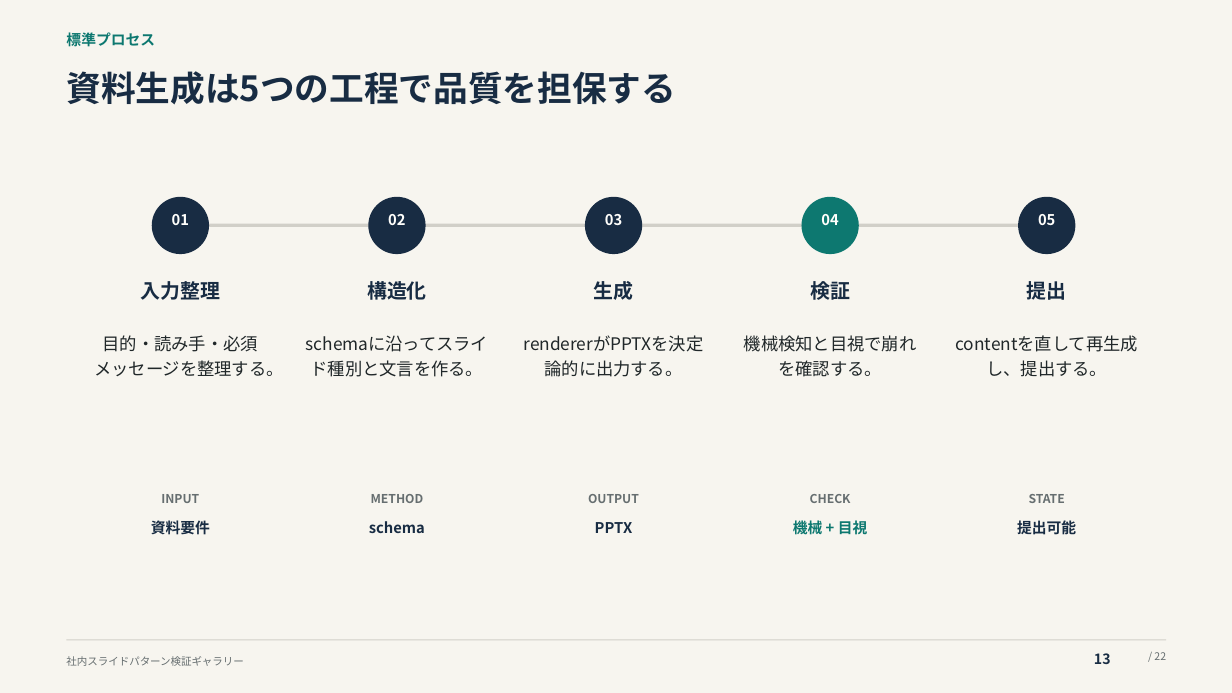
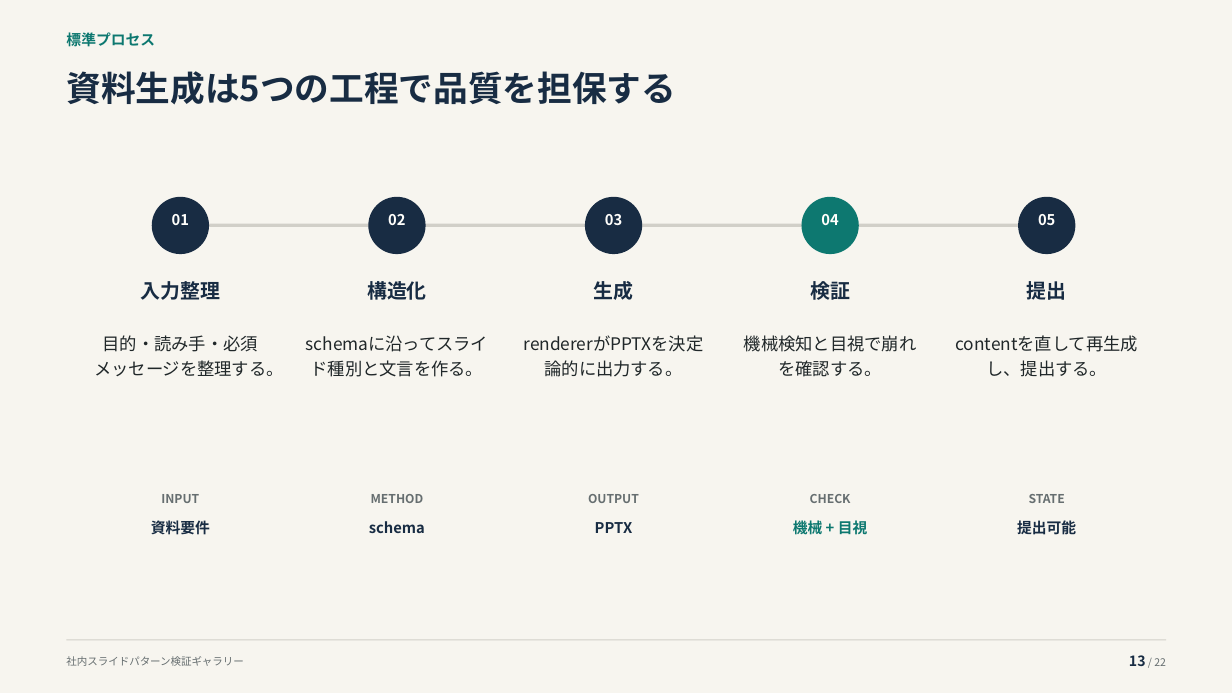
Before and after one commit to thinas1115/pptxdsl, a slide deck: slide 13 of examples/gallery/pattern_gallery.pptx. Drawn at 1232x693 pixels with LibreOffice and Linux fonts; fonts in the diff are those of the drawing. Boxes give left, top, right and bottom in pixels: in the first picture for what was removed or moved away, otherwise in the second. Text is boxed around its words. In the diff, an @@ line names an element or a change of style, - is before the commit and + after.

```diff
--- a/examples/gallery/pattern_gallery.pptx
+++ b/examples/gallery/pattern_gallery.pptx
@@ text "13 / 22" at (x1=1129, y1=655, x2=1166, y2=666): vertical alignment top to middle @@
@@ text at (x1=1129, y1=655, x2=1166, y2=666): text changed; size 11 to 8.2 pt; text colour #182C43 to #666E70; bold off @@
-13
+13 / 22
@@ text removed at (x1=1154, y1=652, x2=1166, y2=660) @@
-/ 22
```
Also in this commit, not shown: 20 other slides changed, 3 other files.
